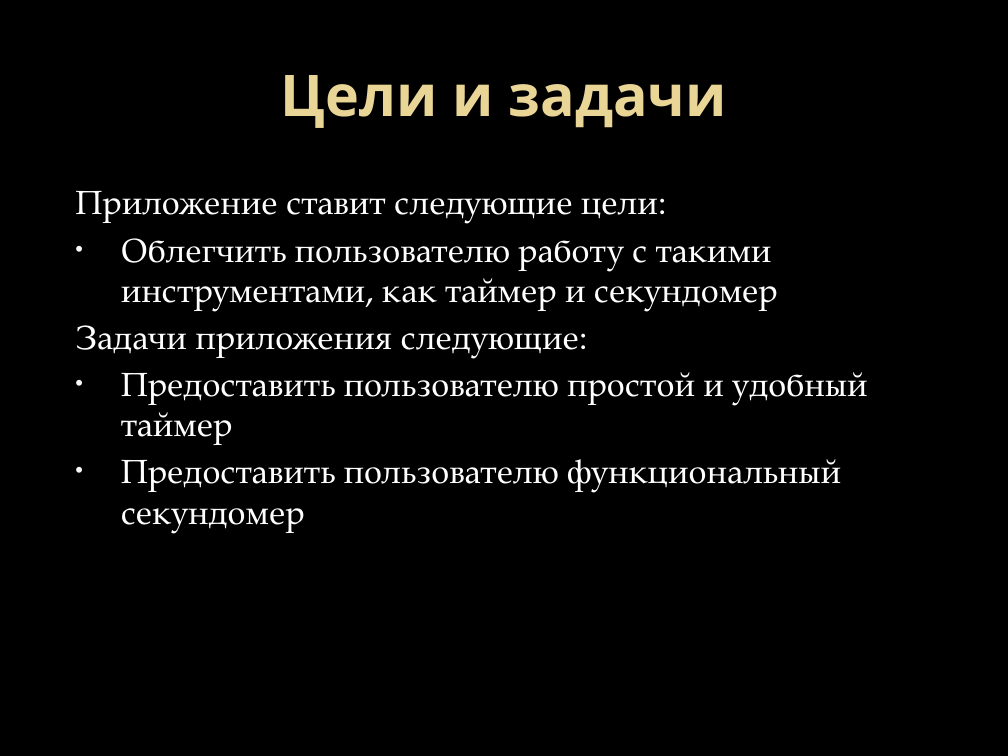
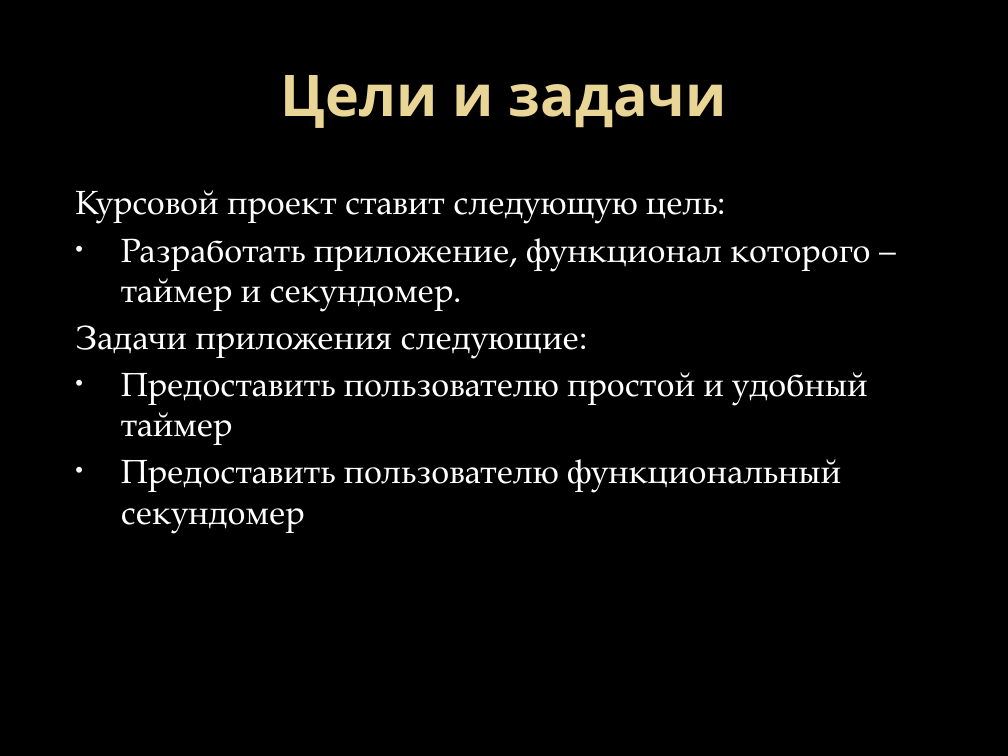
Before and after one commit to SteelySakura/Timer-Stopwatch, a slide deck: slide 3 of Курсовой проект.pptx (slide 2 before the commit). Drawn at 1008x756 pixels with LibreOffice and Linux fonts; fonts in the diff are those of the drawing; background and template pictures are left out. Boxes give left, top, right and bottom in pixels: in the first picture for what was removed or moved away, otherwise in the second. Text is boxed around its words. In the diff, an @@ line names an element or a change of style, - is before the commit and + after.

```diff
--- a/Курсовой проект.pptx
+++ b/Курсовой проект.pptx
@@ text at (x1=75, y1=190, x2=870, y2=311): text changed @@
-Приложение ставит следующие цели:
-• Облегчить пользователю работу с такими инструментами, как таймер и секундомер
+Курсовой проект ставит следующую цель:
+• Разработать приложение, функционал которого – таймер и секундомер.
```
Also in this commit, not shown: 1 slide added.
